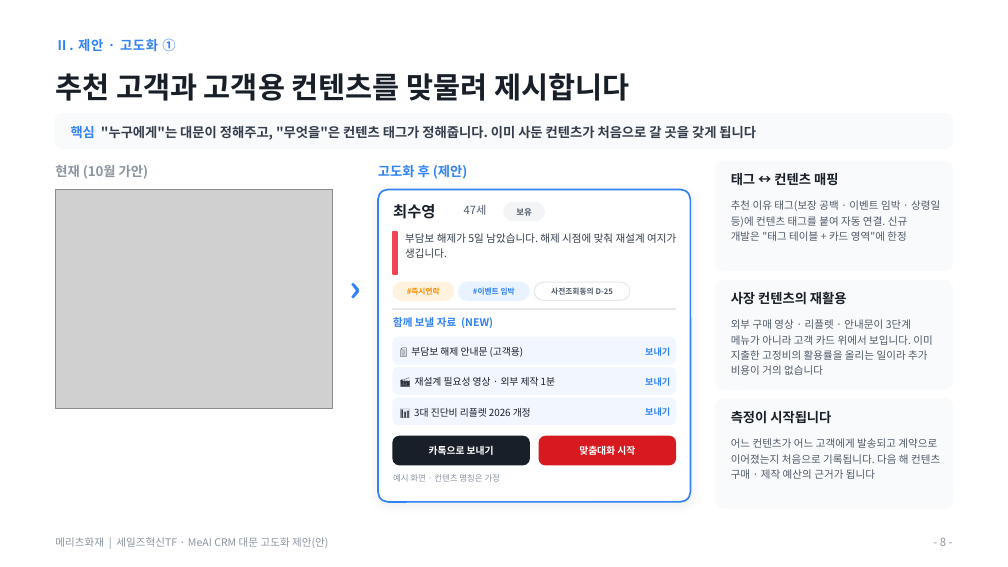
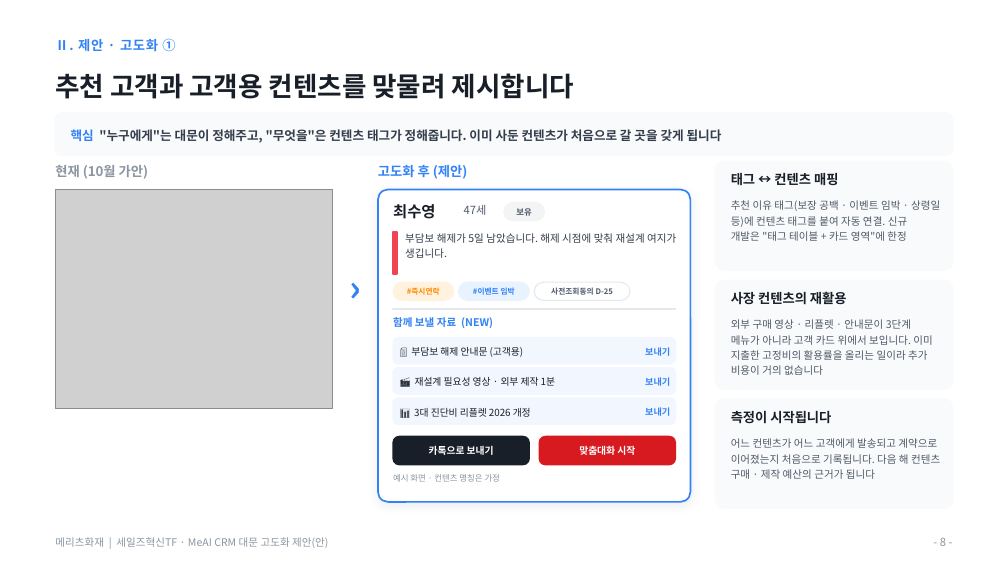
Before and after one commit to hunx11-sys/MeAI, a slide deck: slide 8 of docs/MeAI_CRM대문_고도화_제안_대표이사보고_2026.09.pptx. Drawn at 1008x567 pixels with LibreOffice and Linux fonts; fonts in the diff are those of the drawing; grey boxes stand for pictures. Boxes give left, top, right and bottom in pixels: in the first picture for what was removed or moved away, otherwise in the second. Text is boxed around its words. In the diff, an @@ line names an element or a change of style, - is before the commit and + after.

```diff
--- a/docs/MeAI_CRM대문_고도화_제안_대표이사보고_2026.09.pptx
+++ b/docs/MeAI_CRM대문_고도화_제안_대표이사보고_2026.09.pptx
@@ text "추천 고객과 고객용 컨텐츠를 맞물려 ..." at bbox=[55, 73, 574, 99]: size 21 to 19 pt @@
@@ rounded rectangle: place and size @@
-rounded rectangle at bbox=[55, 114, 953, 148]
+rounded rectangle at bbox=[55, 113, 953, 155]
@@ rounded rectangle at bbox=[55, 113, 953, 155]: proportions changed @@
@@ text "핵심 "누구에게"는 대문이 정해주고, "무엇을"은 ..." at bbox=[71, 129, 722, 143]: size 9.5 to 9 pt @@
```
Also in this commit, not shown: 12 other slides changed, 1 other file.
